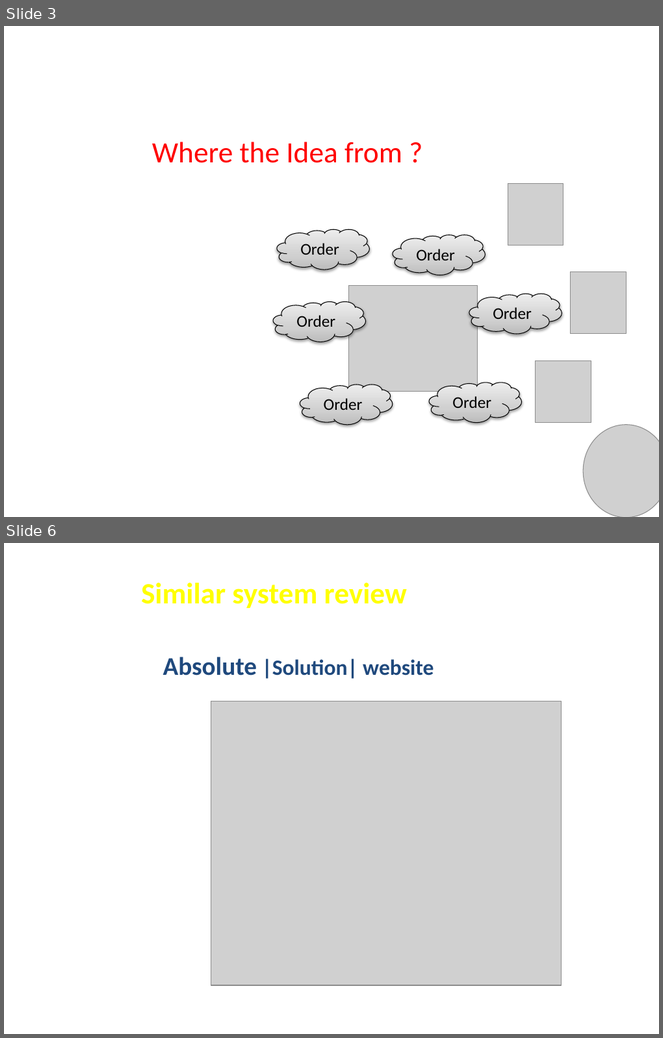
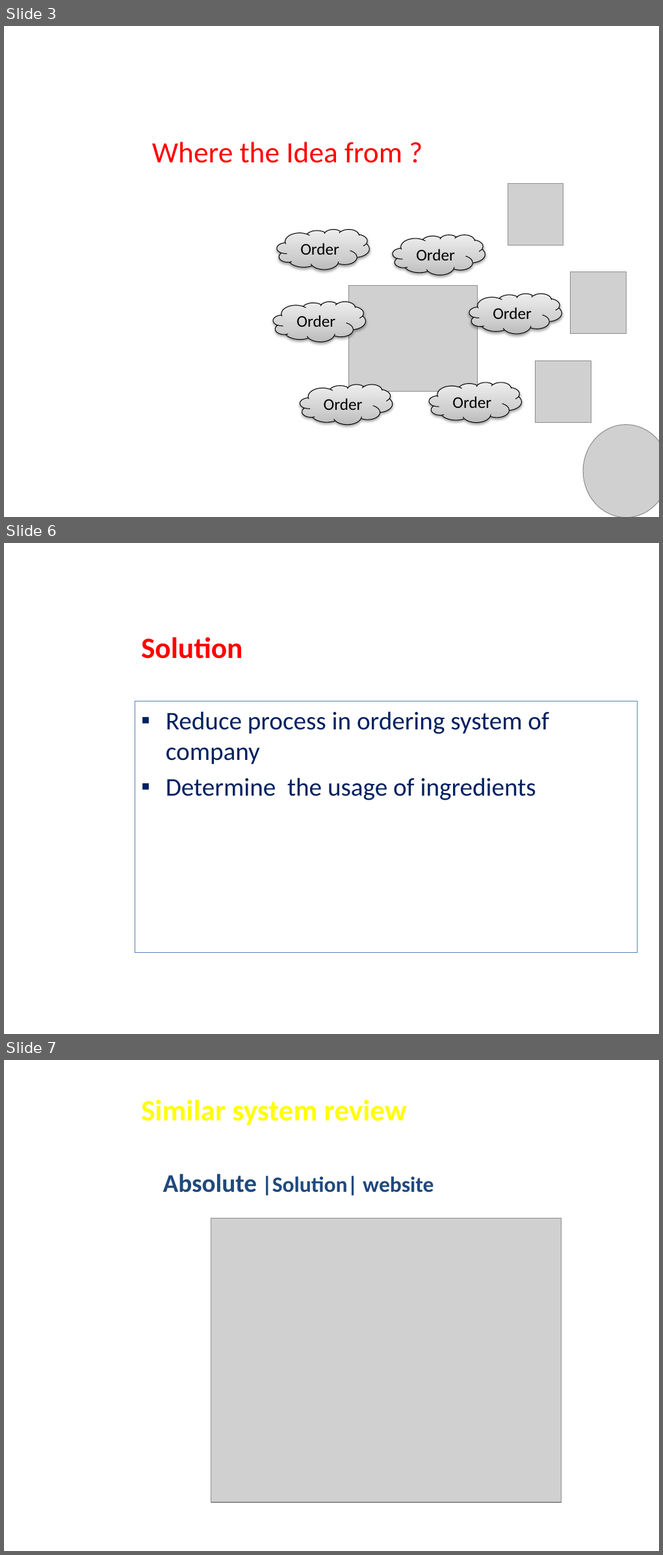
Before and after one commit to nofactor/Senior-Project, a slide deck: 2907.pptx. Shown one above the other, each under a label of ours: slides 3 and 6 before the commit, slides 3, 6 and 7 after it; the slides between them are not shown. The pictures are 663x1038 and 663x1555 pixels, drawn with LibreOffice and Linux fonts; fonts in the diff are those of the drawing; grey boxes stand for pictures; background and template pictures are left out. Boxes give left, top, right and bottom in pixels: in the first picture for what was removed or moved away, otherwise in the second. Text is boxed around its words. In the diff, an @@ line names an element or a change of style, - is before the commit and + after.

Commit message:
update slide

```diff
--- a/2907.pptx
+++ b/2907.pptx
@@ slide 6 added at (x1=4, y1=543, x2=659, y2=1034), background picture (left out) @@
@@ title added at (x1=141, y1=637, x2=243, y2=659), 32.4 pt, text #FF0000, bold @@
+Solution
@@ text added at (x1=135, y1=701, x2=637, y2=953), outline #4F81BD 0.75 pt, 28 pt, text #002060 @@
+▪ Reduce process in ordering system of company
+▪ Determine the usage of ingredients
@@ what was slide 6 is now slide 7 @@
```
Also in this commit, not shown: 3 other slides added, 2 slides removed.
